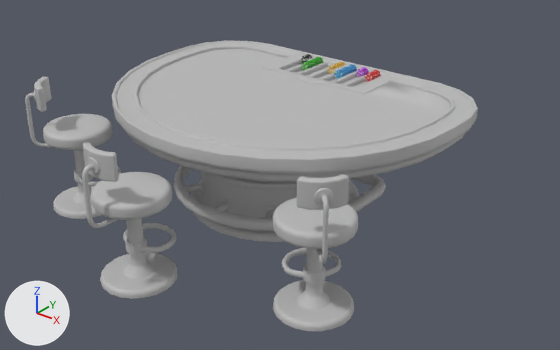
Two versions of the FBX model public/models/blackjack-table.fbx, one commit apart.
Rendered twice from a 50 mm camera at (3.67, -4.77, 3.04) aimed at (0.1, -0.29, 0.27). The lights are fixed; the arrows at lower left show +X, +Y and +Z. Where no turn or scale is listed for an object, it has been applied to the vertices. Vertices at the same position are counted once.

The scene before the commit, as lines of its bpy script (objects in view):
```python
ob_blackjack_table_1 = bpy.data.objects.new('Blackjack_Table_1', me_mesh_001)
ob_blackjack_table_1.location = (0.0, -0.326, 0.472)
ob_bt_chair_1 = bpy.data.objects.new('BT_Chair_1', me_mesh_002)
ob_bt_chair_1.location = (0.0, -1.8, 0.0)
ob_bt_chair_1.rotation_euler = (1.571, 0.0, 0.0)  # degrees (90, 0, 0)
ob_bt_chair_1.scale = (0.01, 0.01, 0.01)
ob_bt_chair_2 = bpy.data.objects.new('BT_Chair_2', me_mesh_003)
ob_bt_chair_2.location = (1.2, -1.312, 0.0)
ob_bt_chair_2.rotation_euler = (1.571, 0.0, 0.785)  # degrees (90, 0, 45)
ob_bt_chair_2.scale = (0.01, 0.01, 0.01)
ob_bt_chair_3 = bpy.data.objects.new('BT_Chair_3', me_mesh_004)
ob_bt_chair_3.location = (-1.2, -1.312, 0.0)
ob_bt_chair_3.rotation_euler = (1.571, 0.0, -0.785)  # degrees (90, 0, -45)
ob_bt_chair_3.scale = (0.01, 0.01, 0.01)
ob_coinpack = bpy.data.objects.new('CoinPack', me_mesh)
ob_coinpack.location = (0.002, 0.582, 0.931)
```
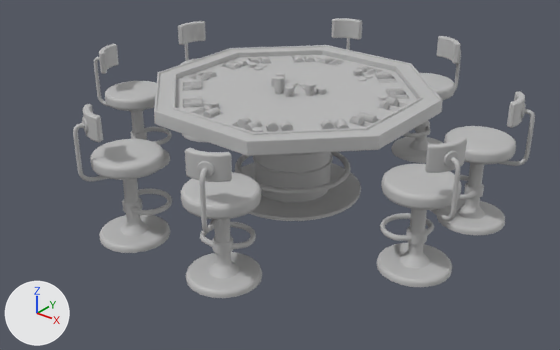
Diff of the bpy script that builds the scene:
```diff
--- a/public/models/blackjack-table.fbx.py
+++ b/public/models/blackjack-table.fbx.py
@@ mat_tx_coin_1 @@
 mat_tx_coin_1 = principled_material('TX_Coin_1')
-mat_tx_coin_1.texture = img_tx_coin_1_jpg
+mat_tx_coin_1.base_color = (0.5, 0.5, 0.5)  # grey #bcbcbc
 mat_tx_coin_1.roughness = 0.553
@@ me_mesh @@
-me_mesh.from_pydata(...)  # 10680 vertices, 11880 faces; spans x -0.397..0.397, y -0.111..0.111, z -0.039..0.039
+me_mesh.from_pydata(...)  # 36846 vertices, 40986 faces; spans x -0.862..0.862, y -0.896..0.896, z -0.083..0.083
+# me_mesh part 1: the loose piece of 178 vertices spanning x 0.319..0.397, y 0.099..0.111, z -0.039..0.039 is turned -90 degrees about the x axis through its middle, then moved by (0.308, 0.174, -0.027)
+# me_mesh part 2: the loose piece of 178 vertices spanning x 0.201..0.279, y 0.039..0.052, z -0.039..0.039 is turned -90 degrees about the x axis through its middle, then moved by (-0.069, 0.626, -0.012)
+# me_mesh part 3: the loose piece of 178 vertices spanning x 0.319..0.397, y -0.019..-0.007, z -0.039..0.039 is turned -90 degrees about the x axis through its middle, then moved by (-0.085, 0.595, -0.041)
+# me_mesh part 4: 19 loose pieces with 3382 vertices, spanning x -0.397..0.155, y -0.111..0.096, z -0.039..0.039, are deleted
+# me_mesh part 5: 24564 vertices added at x -0.862..0.862, y -0.896..0.896, z -0.083..-0.006
+# me_mesh part 6: 1 vertex moved within x 0.139, y -0.021, z 0.027; 1956 vertices removed from x -0.279..0.155, y -0.036..0.111, z -0.039..0.039; 6940 vertices added at x -0.273..0.235, y -0.149..0.24, z -0.048..0.083
 me_mesh.materials.append(mat_tx_coin_1)
@@ ob_bt_chair_3 @@
 ob_bt_chair_3 = bpy.data.objects.new('BT_Chair_3', me_mesh_004)
-ob_bt_chair_3.location = (-1.2, -1.312, 0.0)
-ob_bt_chair_3.rotation_euler = (1.571, 0.0, -0.785)  # degrees (90, 0, -45)
+ob_bt_chair_3.location = (-0.48, 1.42, 0.0)
+ob_bt_chair_3.rotation_euler = (1.571, 0.0, -2.705)  # degrees (90, 0, -155)
 ob_bt_chair_3.scale = (0.01, 0.01, 0.01)
@@ ob_bt_chair_1 @@
 ob_bt_chair_1 = bpy.data.objects.new('BT_Chair_1', me_mesh_002)
-ob_bt_chair_1.location = (0.0, -1.8, 0.0)
-ob_bt_chair_1.rotation_euler = (1.571, 0.0, 0.0)  # degrees (90, 0, 0)
+ob_bt_chair_1.location = (-0.48, -1.42, 0.0)
+ob_bt_chair_1.rotation_euler = (1.571, 0.0, -0.436)  # degrees (90, 0, -25)
 ob_bt_chair_1.scale = (0.01, 0.01, 0.01)
@@ ob_coinpack @@
 ob_coinpack = bpy.data.objects.new('CoinPack', me_mesh)
-ob_coinpack.location = (0.002, 0.582, 0.931)
+ob_coinpack.location = (0.015, -0.001, 0.943)
@@ ob_blackjack_table_1 @@
-ob_blackjack_table_1 = bpy.data.objects.new('Blackjack_Table_1', me_mesh_001)
@@ ob_bt_chair_2 @@
 ob_bt_chair_2 = bpy.data.objects.new('BT_Chair_2', me_mesh_003)
-ob_bt_chair_2.location = (1.2, -1.312, 0.0)
-ob_bt_chair_2.rotation_euler = (1.571, 0.0, 0.785)  # degrees (90, 0, 45)
+ob_bt_chair_2.location = (0.48, -1.42, 0.0)
+ob_bt_chair_2.rotation_euler = (1.571, 0.0, 0.436)  # degrees (90, 0, 25)
 ob_bt_chair_2.scale = (0.01, 0.01, 0.01)
@@ ob_bt_chair_8 @@
+ob_bt_chair_8 = bpy.data.objects.new('BT_Chair_8', me_mesh_009)  # 1647 vertices, 1626 faces; spans x -0.329..0.335, y -0.278..0.261, z 0.0..1.069; in mat_tx_bt_chair_1 (grey #bcbcbc)
+ob_bt_chair_8.location = (-1.48, 0.48, 0.0)
@@ ob_bt_chair_5 @@
+ob_bt_chair_5 = bpy.data.objects.new('BT_Chair_5', me_mesh_006)  # 1647 vertices, 1626 faces; spans x -0.325..0.309, y -0.253..0.282, z 0.0..1.069; in mat_tx_bt_chair_1 (grey #bcbcbc)
+ob_bt_chair_5.location = (1.48, -0.45, 0.0)
@@ ob_bt_chair_7 @@
+ob_bt_chair_7 = bpy.data.objects.new('BT_Chair_7', me_mesh_008)  # 1647 vertices, 1626 faces; spans x -0.309..0.325, y -0.253..0.282, z 0.0..1.069; in mat_tx_bt_chair_1 (grey #bcbcbc)
+ob_bt_chair_7.location = (-1.48, -0.45, 0.0)
@@ ob_poker_table_2 @@
+ob_poker_table_2 = bpy.data.objects.new('Poker_Table_2', me_mesh_1)  # 4467 vertices, 3648 faces; spans x -1.11..1.11, y -1.11..1.11, z -0.47..0.47; in mat_tx_blackjack_table_1_1 (grey #bcbcbc), mat_tx_blackjack_table_1_2 (grey #bcbcbc)
+ob_poker_table_2.location = (0.0, 0.0, 0.474)
@@ ob_bt_chair_6 @@
+ob_bt_chair_6 = bpy.data.objects.new('BT_Chair_6', me_mesh_007)  # 1647 vertices, 1626 faces; spans x -0.335..0.328, y -0.278..0.261, z 0.0..1.069; in mat_tx_bt_chair_1 (grey #bcbcbc)
+ob_bt_chair_6.location = (1.48, 0.48, 0.0)
@@ ob_bt_chair_4 @@
+ob_bt_chair_4 = bpy.data.objects.new('BT_Chair_4', me_mesh_005)  # 1647 vertices, 1626 faces; spans x -0.282..0.253, y -0.325..0.309, z 0.0..1.069; in mat_tx_bt_chair_1 (grey #bcbcbc)
+ob_bt_chair_4.location = (0.48, 1.42, 0.0)
```

Pixel boxes [x1, y1, x2, y2] of what changed, in the pictures (560 x 350 px; the box of a moved part takes in the faces that stretch with it):
'Blackjack_Table_1', deleted: before [112, 41, 478, 242]
'Poker_Table_2', added: after [154, 45, 443, 221]
'BT_Chair_2', moved, turned: before [273, 174, 358, 331]; after [181, 148, 262, 298]
'BT_Chair_1', moved, turned: before [82, 142, 177, 299]; after [73, 104, 172, 253]
'BT_Chair_5', added: after [377, 137, 467, 287]
'BT_Chair_6', added: after [437, 91, 535, 235]
'BT_Chair_3', moved, turned: before [25, 77, 121, 219]; after [332, 18, 362, 50]
'CoinPack', surface changed, reshaped, moved (167% wider, 169% taller): before [301, 54, 380, 82]; after [191, 55, 404, 132]
'BT_Chair_7', added: after [94, 44, 172, 169]
'BT_Chair_4', added: after [391, 36, 461, 163]
'BT_Chair_8', added: after [178, 21, 206, 142]
part 1 of me_mesh, moved or reshaped (not visible before): after [378, 95, 388, 99]
part 2 of me_mesh, moved or reshaped: before [357, 69, 365, 77]; after [353, 69, 363, 73]
part 3 of me_mesh, moved or reshaped: before [365, 73, 373, 82]; after [358, 77, 367, 81]
part 4 of me_mesh, deleted: before [301, 55, 345, 79]
part 5 of me_mesh, added: after [191, 55, 398, 132]
part 6 of me_mesh, built on: before [309, 57, 349, 74]; after [271, 72, 326, 97]
